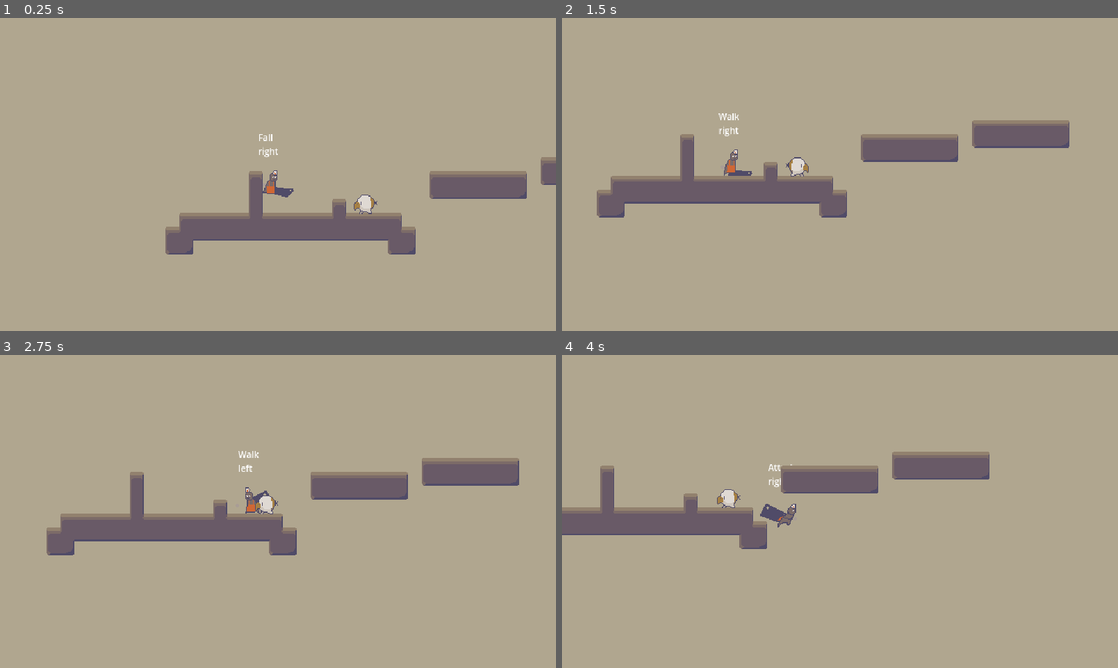
Above: before the commit, frames 1-4 (two rows, left to right).
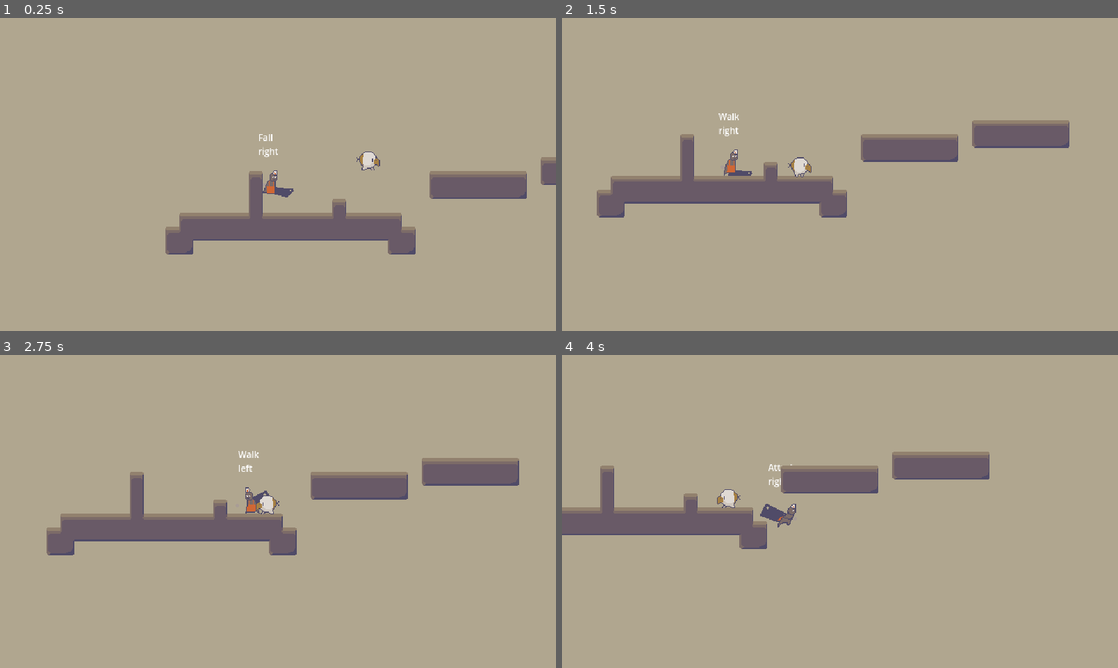
Above: after the commit, the same moments.

Repository: andhedrew/Chop
Game: Godot game, scene res://world.tscn
Two runs of this game, one before a commit and one after it. Both use one fixed random seed, a clock stepped at 60 frames per second and the inputs below.
Inputs:
- Up to frame 1 (0.25 s): no input
- Up to frame 2 (1.5 s): hold Right (right) from 0.53 s (still down); tap X (attack) at 0.6 s; tap Z (jump) at 0.77 s; tap Space (dash) at 1.35 s
- Up to frame 3 (2.75 s): tap Z (jump) at 1.52 s; release Right (right) at 2.03 s; hold Left (left) from 2.03 s (still down); tap X (attack) at 2.1 s
- Up to frame 4 (4 s): release Left (left) at 2.78 s; hold Right (right) from 2.78 s (still down); tap Space (dash) at 2.85 s; tap Z (jump) at 3.02, 3.77 s; tap X (attack) at 3.6 s

The runs differ from the first frame. In frame 1, 0.3% of the frame differs, in the area x 63-69%, y 42-63%; in frame 2, 0.1%; in frame 3, less than 0.1%; in frame 4, nothing differs.

Commit message:
Hurt and Fall states for enemy

Diff:
--- a/characters/Player/player.tscn
+++ b/characters/Player/player.tscn
@@ -509,7 +509,7 @@
 root_node = NodePath("../..")
 
 [node name="BulletSpawn" type="Marker2D" parent="Pivot"]
-position = Vector2(17, 0)
+position = Vector2(10, 1)
 
 [node name="CollisionShape2D" type="CollisionShape2D" parent="."]
 position = Vector2(0.25, -12.75)
--- a/characters/enemy/enemy.gd
+++ b/characters/enemy/enemy.gd
@@ -2,13 +2,29 @@
 extends CharacterBody2D
 
 @export var health := 3
+@export var invulnerable := false
+
+@onready var animation_player := $Pivot/AnimationPlayer
+@onready var effects_player := $Pivot/EffectsPlayer
+
 var speed := 20.0
 var direction := 1
 
+
 func _ready() -> void:
-	$Hurtbox.area_entered.connect(_take_damage)
+	if invulnerable:
+		$Hurtbox.area_entered.connect(_deflect)
+	else:
+		$Hurtbox.area_entered.connect(_take_damage)
 
 
 func _take_damage(hitbox) -> void:
-	if hitbox is HitBox:
-		queue_free()
+	if hitbox is HitBox and $StateMachine.state.name != "Hurt":
+		var hitbox_position : Dictionary = {1:hitbox.global_position}
+		$StateMachine.transition_to("Hurt", hitbox_position )
+		health -= hitbox.damage
+
+
+func _deflect(hitbox) -> void:
+	$StateMachine.transition_to("Deflect")
+	pass #play deflected VFX
--- a/characters/enemy/enemy.tscn
+++ b/characters/enemy/enemy.tscn
@@ -7,6 +7,8 @@
 [ext_resource type="PackedScene" uid="uid://bb1h85dym7l4i" path="res://hitboxes/Hurtbox.tscn" id="4_8w5xb"]
 [ext_resource type="PackedScene" uid="uid://cxfiuhgots5lg" path="res://hitboxes/Hitbox.tscn" id="5_6n0da"]
 [ext_resource type="Script" path="res://characters/enemy/states/enemy_walk.gd" id="5_dwrm6"]
+[ext_resource type="Script" path="res://characters/enemy/states/enemy_fall.gd" id="6_g7sng"]
+[ext_resource type="Script" path="res://characters/enemy/states/enemy_hurt.gd" id="7_dgvrw"]
 
 [sub_resource type="Animation" id="Animation_sljcl"]
 resource_name = "fall"
@@ -83,6 +85,44 @@
 "walk": SubResource("Animation_i5tj7")
 }
 
+[sub_resource type="Animation" id="Animation_shhb8"]
+resource_name = "take_damage"
+length = 1.5
+tracks/0/type = "value"
+tracks/0/imported = false
+tracks/0/enabled = true
+tracks/0/path = NodePath("Pivot:modulate")
+tracks/0/interp = 1
+tracks/0/loop_wrap = true
+tracks/0/keys = {
+"times": PackedFloat32Array(0, 0.1, 0.2, 0.3, 0.4, 1.4),
+"transitions": PackedFloat32Array(1, 1, 1, 1, 1, 1),
+"update": 0,
+"values": [Color(1, 0.356863, 0.235294, 1), Color(1, 1, 1, 1), Color(1, 0.356863, 0.235294, 1), Color(1, 1, 1, 1), Color(1, 0.356863, 0.235294, 1), Color(1, 1, 1, 1)]
+}
+
+[sub_resource type="Animation" id="Animation_3oc4b"]
+resource_name = "RESET"
+length = 0.1
+tracks/0/type = "value"
+tracks/0/imported = false
+tracks/0/enabled = true
+tracks/0/path = NodePath("Pivot:modulate")
+tracks/0/interp = 1
+tracks/0/loop_wrap = true
+tracks/0/keys = {
+"times": PackedFloat32Array(0),
+"transitions": PackedFloat32Array(1),
+"update": 0,
+"values": [Color(1, 1, 1, 1)]
+}
+
+[sub_resource type="AnimationLibrary" id="AnimationLibrary_3rqiy"]
+_data = {
+"RESET": SubResource("Animation_3oc4b"),
+"take_damage": SubResource("Animation_shhb8")
+}
+
 [sub_resource type="RectangleShape2D" id="RectangleShape2D_b0l46"]
 
 [sub_resource type="RectangleShape2D" id="RectangleShape2D_sdbq6"]
@@ -101,6 +141,7 @@
 position = Vector2(0, -13)
 texture = ExtResource("1_2npjf")
 hframes = 4
+frame = 2
 
 [node name="AnimationPlayer" type="AnimationPlayer" parent="Pivot"]
 root_node = NodePath("../..")
@@ -110,16 +151,25 @@
 
 [node name="EffectsPlayer" type="AnimationPlayer" parent="Pivot"]
 root_node = NodePath("../..")
+libraries = {
+"": SubResource("AnimationLibrary_3rqiy")
+}
 
 [node name="StateMachine" type="Node" parent="."]
 script = ExtResource("1_dk0lt")
-initial_state = NodePath("enemy_walk")
+initial_state = NodePath("Idle")
 
 [node name="Idle" type="Node" parent="StateMachine"]
 script = ExtResource("2_2vlcn")
 
-[node name="enemy_walk" type="Node" parent="StateMachine"]
+[node name="Walk" type="Node" parent="StateMachine"]
 script = ExtResource("5_dwrm6")
+
+[node name="Fall" type="Node" parent="StateMachine"]
+script = ExtResource("6_g7sng")
+
+[node name="Hurt" type="Node" parent="StateMachine"]
+script = ExtResource("7_dgvrw")
 
 [node name="Hurtbox" parent="." instance=ExtResource("4_8w5xb")]
 collision_layer = 4
--- /dev/null
+++ b/characters/enemy/states/enemy_fall.gd
@@ -0,0 +1,18 @@
+extends State
+
+func enter(_msg := {}) -> void:
+	owner.animation_player.play("fall")
+
+
+func update(_delta: float) -> void:
+	pass
+
+func physics_update(delta: float) -> void:
+	owner.velocity.y += Param.GRAVITY * delta
+	owner.move_and_slide()
+
+	if owner.is_on_floor():
+		state_machine.transition_to("Idle")
+
+func exit() -> void:
+	pass
--- /dev/null
+++ b/characters/enemy/states/enemy_hurt.gd
@@ -0,0 +1,26 @@
+extends State
+
+var hitbox_position : Vector2
+
+func enter(msg := {}) -> void:
+	hitbox_position = msg[1]
+	owner.animation_player.play("hurt")
+	owner.effects_player.play("take_damage")
+	owner.velocity.x = owner.global_position.x - (hitbox_position.x)
+	owner.velocity.y = -150
+
+func update(_delta: float) -> void:
+	pass
+
+func physics_update(delta: float) -> void:
+
+	owner.velocity.y += Param.GRAVITY * delta
+	if owner.is_on_floor():
+		owner.velocity.x = lerp(owner.velocity.x, 0.0, Param.FRICTION)
+	owner.move_and_slide()
+
+	if owner.is_on_floor():
+		state_machine.transition_to("Idle")
+
+func exit() -> void:
+	owner.effects_player.play("RESET")
--- a/characters/enemy/states/enemy_idle.gd
+++ b/characters/enemy/states/enemy_idle.gd
@@ -1,11 +1,12 @@
 extends State
 
-@onready var animation_player := $"../../Pivot/AnimationPlayer"
-@onready var effects_player := $"../../Pivot/EffectsPlayer"
+var wait_time := 2
+var transitioned := false
 
 # Called when the node enters the scene tree for the first time.
 func enter(_msg := {}) -> void:
-	animation_player.play("idle")
+	owner.animation_player.play("idle")
+	transitioned = false
 
 
 # Called every frame. 'delta' is the elapsed time since the previous frame.
@@ -13,5 +14,10 @@
 	owner.velocity.x = lerp(owner.velocity.x, 0.0, Param.FRICTION)
 	owner.move_and_slide()
 
-	if not owner.is_on_floor():
-		state_machine.transition_to("enemy_fall")
+	if !transitioned:
+		transitioned = true
+		await get_tree().create_timer(wait_time).timeout
+		state_machine.transition_to("Walk")
+
+	if !owner.is_on_floor():
+		state_machine.transition_to("Fall")
--- a/characters/enemy/states/enemy_walk.gd
+++ b/characters/enemy/states/enemy_walk.gd
@@ -1,7 +1,5 @@
 extends State
 
-@onready var animation_player := $"../../Pivot/AnimationPlayer"
-@onready var effects_player := $"../../Pivot/EffectsPlayer"
 @onready var ledge_check_left := $"../../ledge_check_left"
 @onready var ledge_check_right := $"../../ledge_check_right"
 
@@ -9,11 +7,11 @@
 var transitioned := false
 # Called when the node enters the scene tree for the first time.
 func enter(_msg := {}) -> void:
-	animation_player.play("walk")
+	owner.animation_player.play("walk")
 
 
 # Called every frame. 'delta' is the elapsed time since the previous frame.
-func update(_delta: float) -> void:
+func physics_update(_delta: float) -> void:
 #	state_machine.transition_to("Idle")
 	owner.velocity.x = owner.speed * owner.direction
 	owner.move_and_slide()
@@ -25,6 +23,5 @@
 			flipped = true
 	else:
 		flipped = false
-
-#	if not owner.is_on_floor():
-#		state_machine.transition_to("enemy_fall")
+	if !owner.is_on_floor():
+		state_machine.transition_to("Fall")
--- a/characters/player/PlayerAnimationController.gd
+++ b/characters/player/PlayerAnimationController.gd
@@ -19,7 +19,7 @@
 
 	match owner.looking:
 		Enums.Looking.UP:
-			$BulletSpawn.position = Vector2(0, -28)
+			$BulletSpawn.position = Vector2(0, -20)
 			match owner.state:
 				"Idle":
 					if is_landing:
@@ -43,7 +43,7 @@
 			if Input.is_action_pressed("down") and !owner.is_on_floor():
 				$BulletSpawn.position = Vector2(30, 20)
 			else:
-				$BulletSpawn.position = Vector2(17, 0)
+				$BulletSpawn.position = Vector2(10, 0)
 			match owner.state:
 				"Idle":
 					if is_landing:
--- a/world.tscn
+++ b/world.tscn
@@ -611,4 +611,4 @@
 layer_0/tile_data = PackedInt32Array(262148, 65536, 1, 262149, 65536, 1, 262150, 65536, 1, 262151, 65536, 1, 262152, 65 …(1134 unchanged characters)…
 
 [node name="Enemy" parent="." instance=ExtResource("5_28ye2")]
-position = Vector2(266, 64)
+position = Vector2(266, 5)
Not shown: 1 places in characters/enemy/enemy.tscn that only renumber resources
